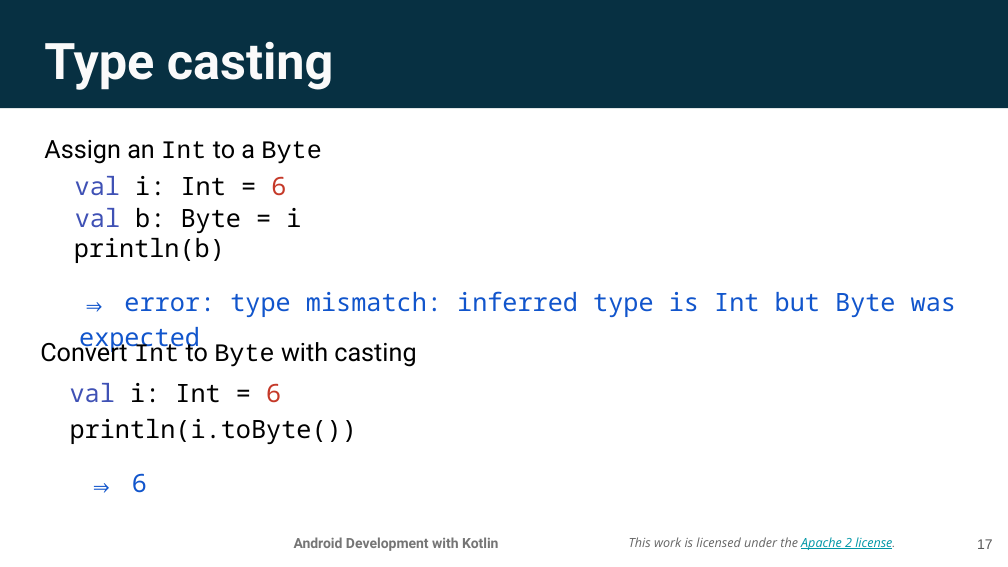
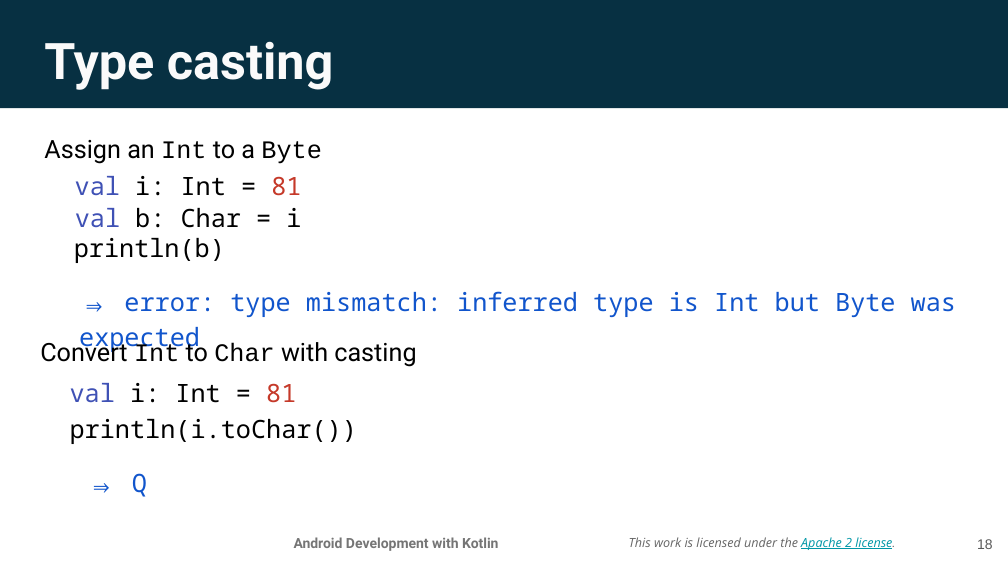
Before and after one commit to aadityaguptaa/Android-Bootcamp-PSNA, a slide deck: slide 18 of Day-0/Lesson 1_kotlin_basics.pptx (slide 17 before the commit). Drawn at 1008x567 pixels with LibreOffice and Linux fonts; fonts in the diff are those of the drawing; background and template pictures are left out. Boxes give left, top, right and bottom in pixels: in the first picture for what was removed or moved away, otherwise in the second. Text is boxed around its words. In the diff, an @@ line names an element or a change of style, - is before the commit and + after.

```diff
--- a/Day-0/Lesson 1_kotlin_basics.pptx
+++ b/Day-0/Lesson 1_kotlin_basics.pptx
@@ text at (75,176,301,196): text changed @@
-val i: Int = 6
+val i: Int = 81
@@ text at (75,208,301,228): text changed @@
-val b: Byte = i
+val b: Char = i
@@ text at (40,338,416,367): text changed @@
-Convert Int to Byte with casting
+Convert Int to Char with casting
@@ text at (70,383,296,403): text changed @@
-val i: Int = 6
+val i: Int = 81
@@ text at (70,419,357,444): text changed @@
-println(i.toByte())
+println(i.toChar())
@@ text at (132,473,147,497): text changed @@
-⇒ 6
+⇒ Q
@@ page number at (977,539,993,549): text changed @@
-17
+18
```
Also in this commit, not shown: 1 slide added.
